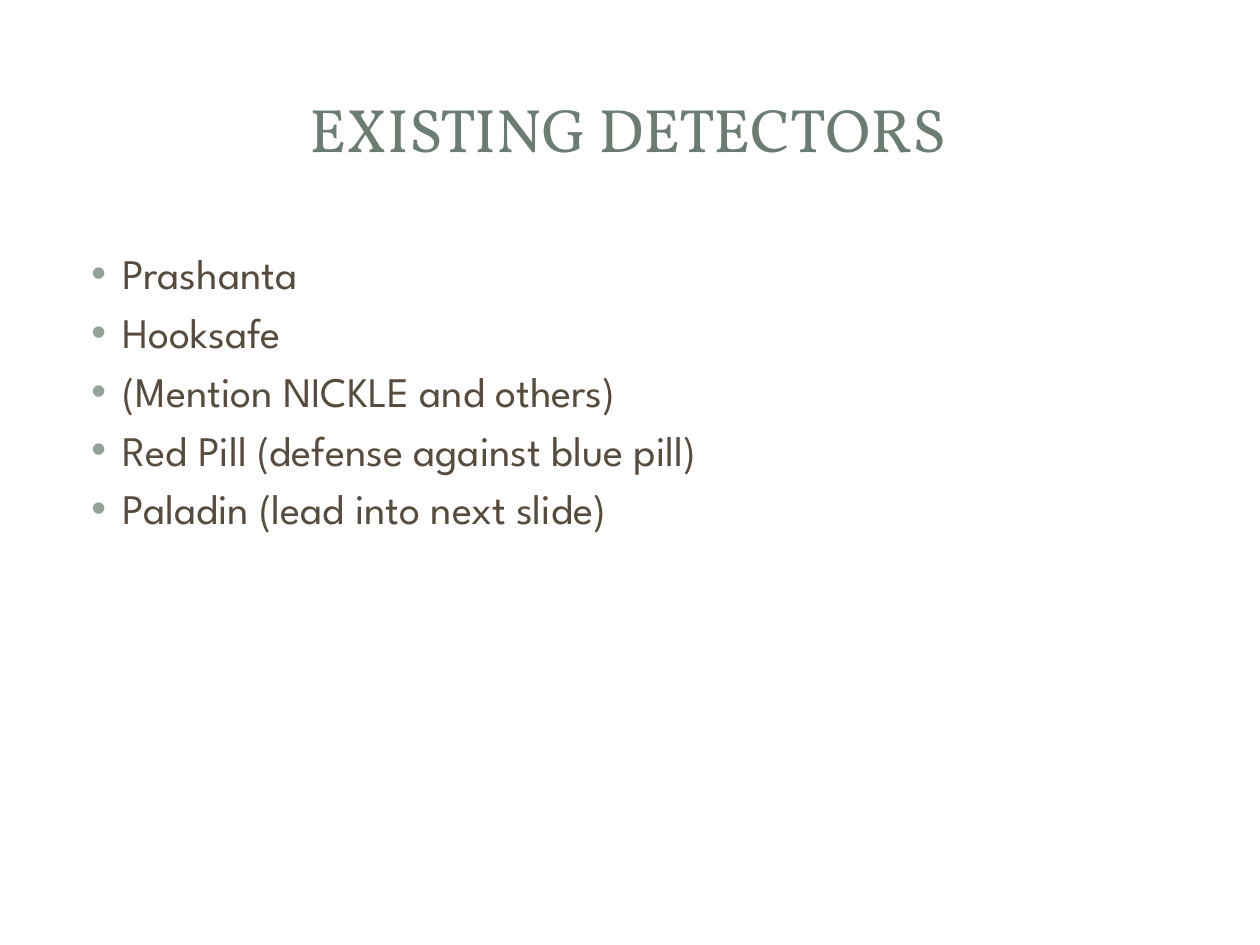
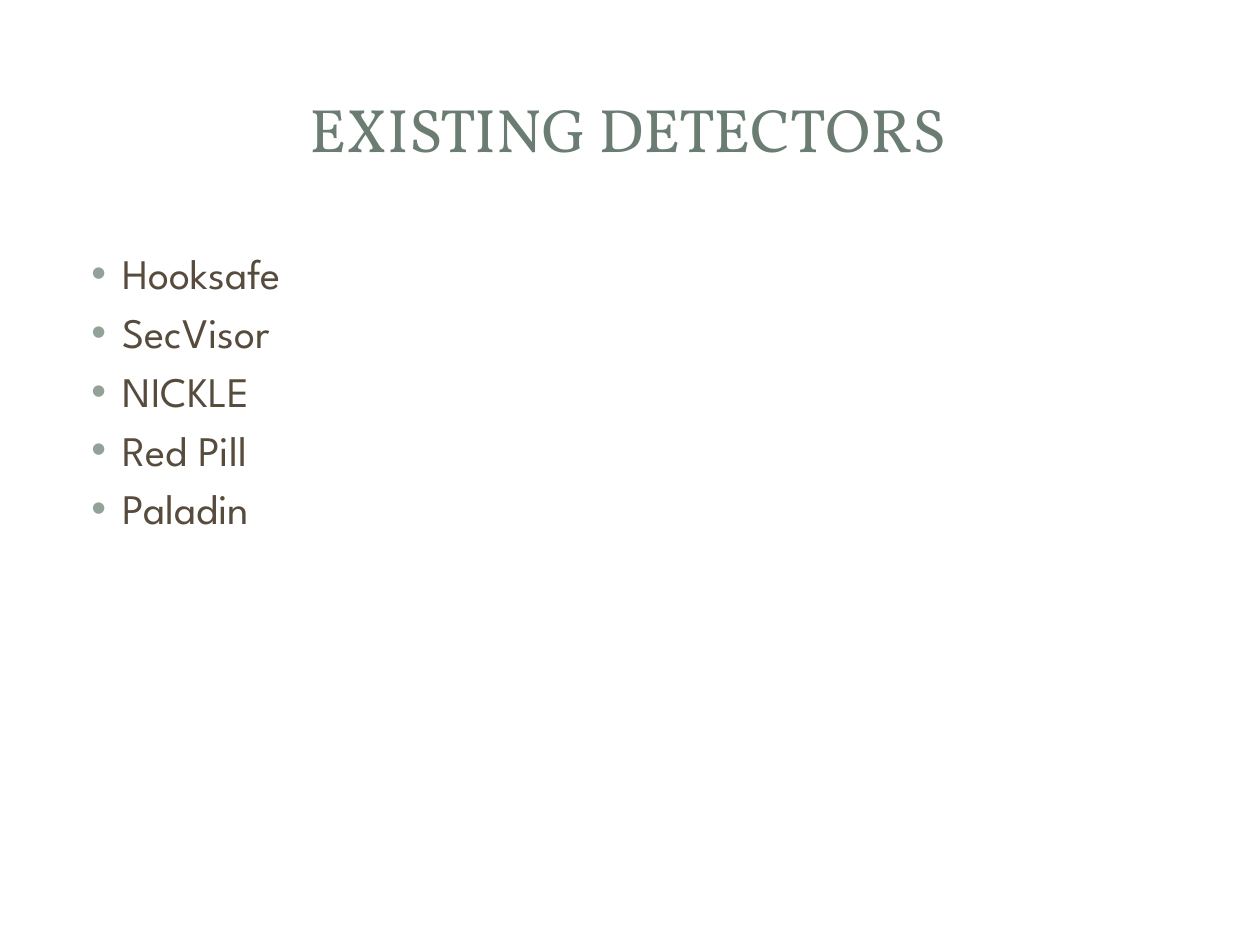
Before and after one commit to mjmalkowski11023/Computer-Security-2013, a slide deck: slide 11 of VMBR_Presentation.pptx (slide 9 before the commit). Drawn at 1260x945 pixels with LibreOffice and Linux fonts; fonts in the diff are those of the drawing; background and template pictures are left out. Boxes give left, top, right and bottom in pixels: in the first picture for what was removed or moved away, otherwise in the second. Text is boxed around its words. In the diff, an @@ line names an element or a change of style, - is before the commit and + after.

Commit message:
made few changes to presentation slides

```diff
--- a/VMBR_Presentation.pptx
+++ b/VMBR_Presentation.pptx
@@ text at bbox=[123, 260, 297, 290]: paragraph removed @@
-• Prashanta
@@ text at bbox=[123, 320, 270, 525]: text changed @@
-• (Mention NICKLE and others)
-• Red Pill (defense against blue pill)
-• Paladin (lead into next slide)
+• SecVisor
+• NICKLE
+• Red Pill
+• Paladin
```
Also in this commit, not shown: 1 other slide changed, 2 slides added.
